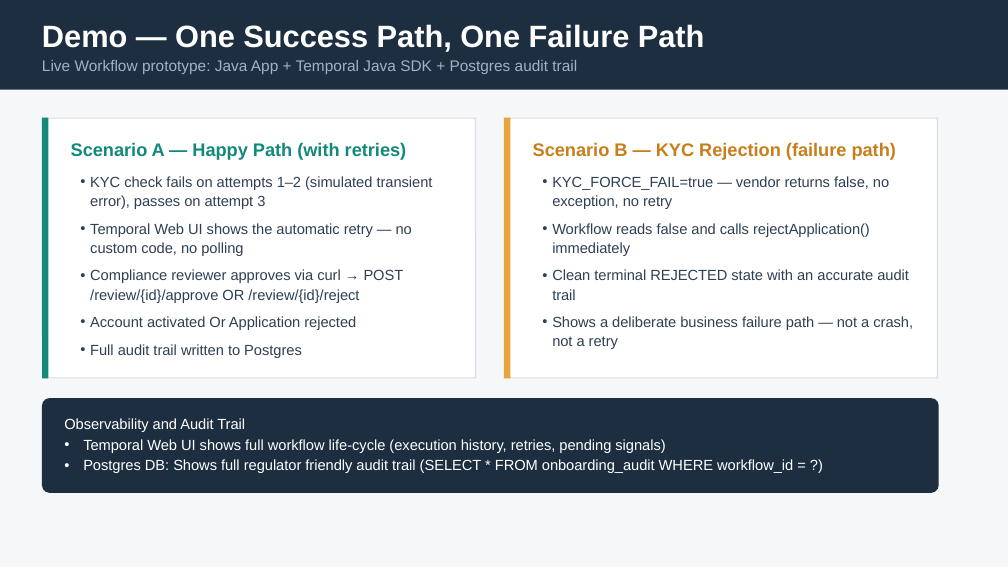
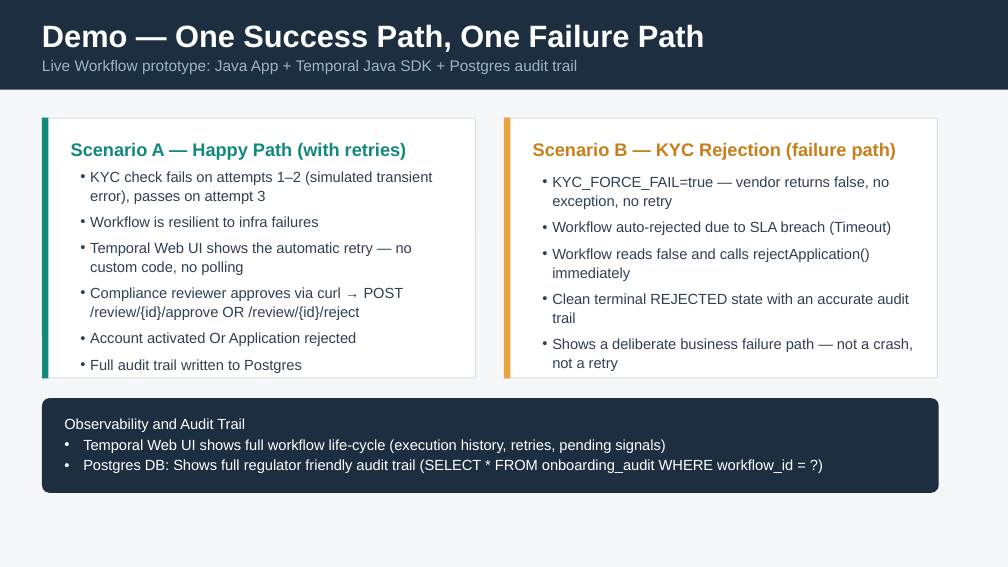
Before and after one commit to pravinbhat/temporal_northwind_fintech, a slide deck: slide 4 of docs/northwind-kyc-slides.pptx. Drawn at 1008x567 pixels with LibreOffice and Linux fonts; fonts in the diff are those of the drawing. Boxes give left, top, right and bottom in pixels: in the first picture for what was removed or moved away, otherwise in the second. Text is boxed around its words. In the diff, an @@ line names an element or a change of style, - is before the commit and + after.

Commit message:
Minor updates to slides

```diff
--- a/docs/northwind-kyc-slides.pptx
+++ b/docs/northwind-kyc-slides.pptx
@@ text at [90, 171, 433, 373]: less space between paragraphs @@
@@ text at [552, 176, 913, 352]: less space between paragraphs @@
@@ text at [90, 216, 319, 227]: paragraph added @@
+• Workflow is resilient to infra failures
@@ text at [552, 221, 891, 235]: paragraph added @@
+• Workflow auto-rejected due to SLA breach (Timeout)
```
Also in this commit, not shown: 1 other file.
